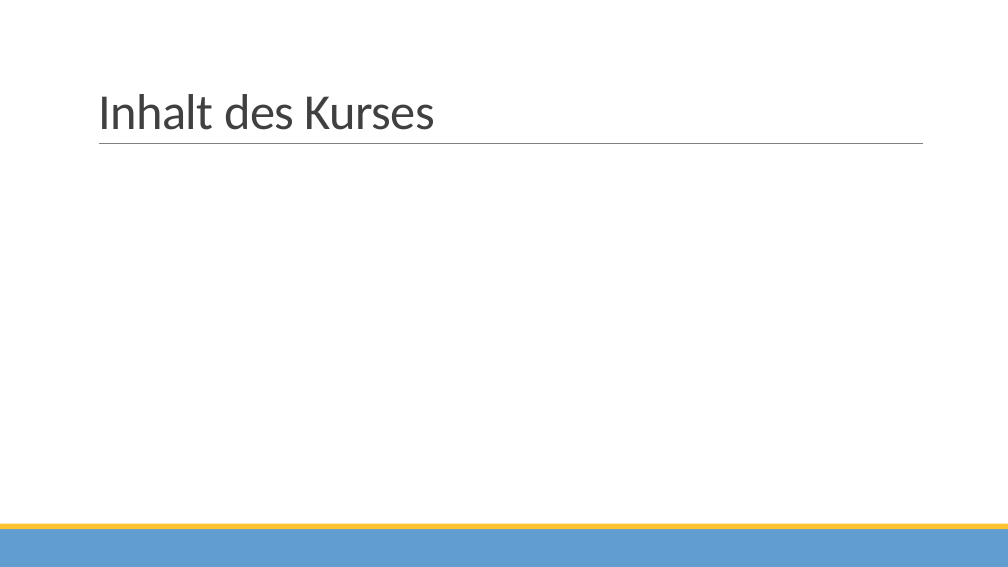
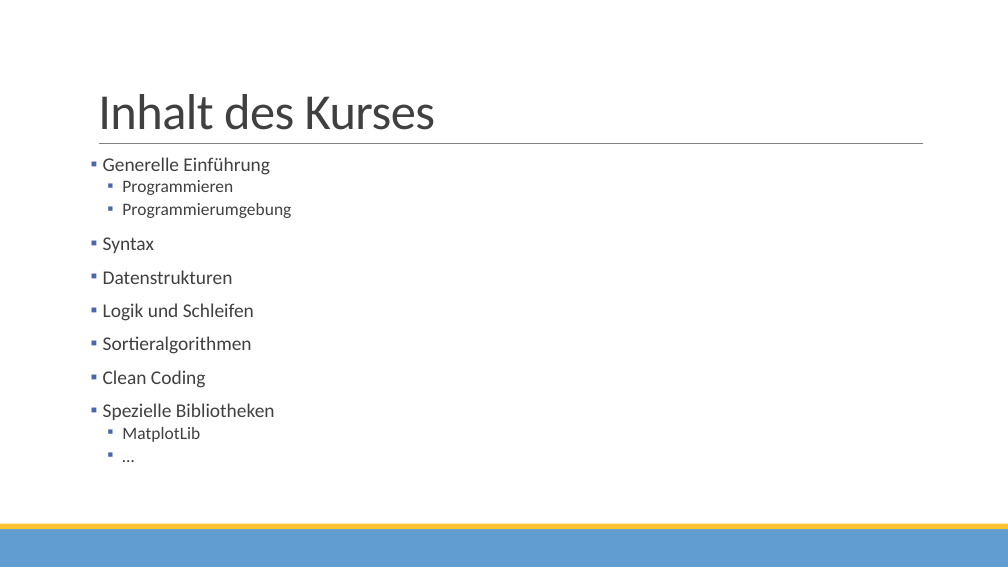
Before and after one commit to SvensGithub1/VHS_Python24, a slide deck: slide 5 of Stunde_eins.pptx (slide 4 before the commit). Drawn at 1008x567 pixels with LibreOffice and Linux fonts; fonts in the diff are those of the drawing; background and template pictures are left out. Boxes give left, top, right and bottom in pixels: in the first picture for what was removed or moved away, otherwise in the second. Text is boxed around its words. In the diff, an @@ line names an element or a change of style, - is before the commit and + after.

```diff
--- a/Stunde_eins.pptx
+++ b/Stunde_eins.pptx
@@ text added at [103,157,291,442], 18.5 pt, text #404040 @@
+▪ Generelle Einführung
+  ▪ Programmieren
+  ▪ Programmierumgebung
+▪ Syntax
+▪ Datenstrukturen
+▪ Logik und Schleifen
+▪ Sortieralgorithmen
+▪ Clean Coding
+▪ Spezielle Bibliotheken
+  ▪ MatplotLib
+  ▪ …
```
Also in this commit, not shown: 2 other files.
